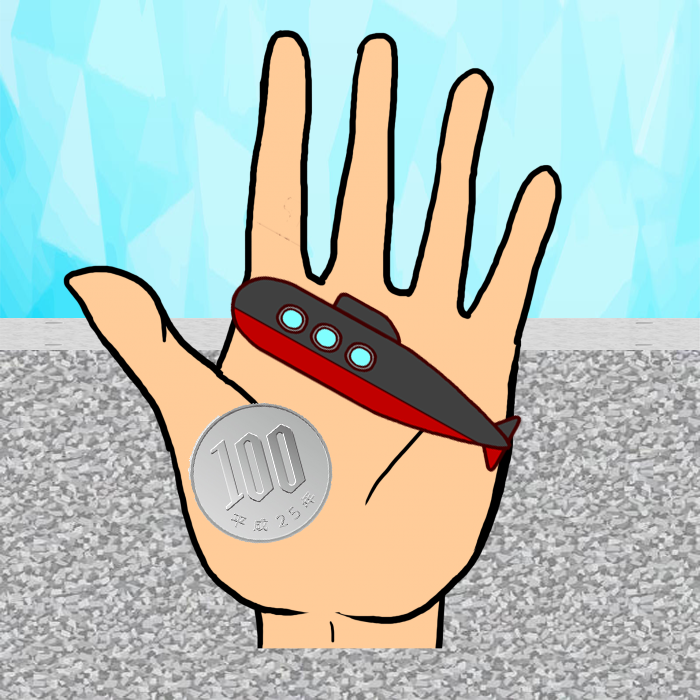
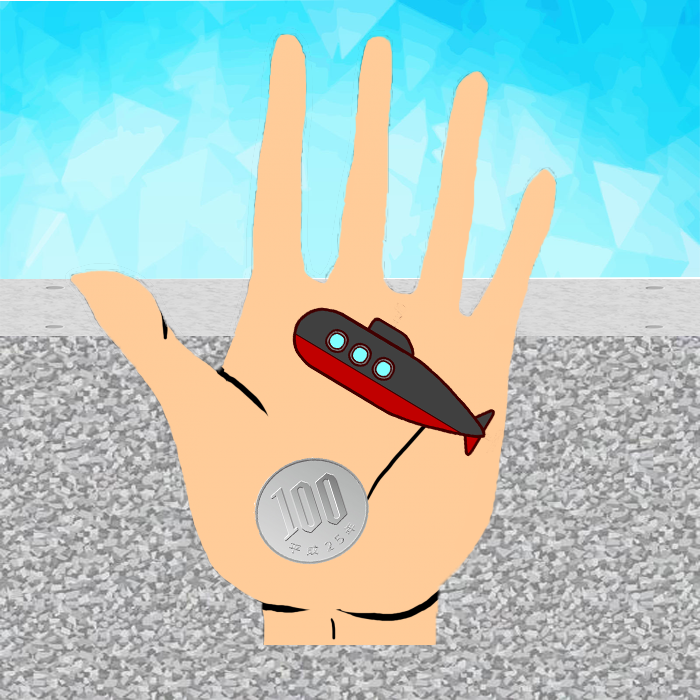
The second 700×700 image is a revision of the first. Changes to its layers:
moved "レイヤー 6" above "レイヤー 5", painted on it over [0, 0, 700, 318]
moved "レイヤー 5" above "レイヤー 12", painted on it over [0, 318, 700, 350]
added layer "レイヤー 12" above "レイヤー 11" over [292, 302, 503, 457]
renamed "レイヤー 3" to "レイヤー 11", painted on it over [188, 402, 370, 565]
added layer "レイヤー 3" above "レイヤー 4" over [65, 27, 557, 646]
moved "レイヤー 4" above "レイヤー 10", painted on it over [0, 350, 700, 699]
renamed "レイヤー 2" to "レイヤー 10", moved it above "レイヤー 9", painted on it over [0, 0, 700, 649]
added layer "レイヤー 9" above "レイヤー 8" over [0, 279, 700, 336]
renamed "レイヤー 1" to "レイヤー 8", painted on it over [0, 196, 700, 699]
